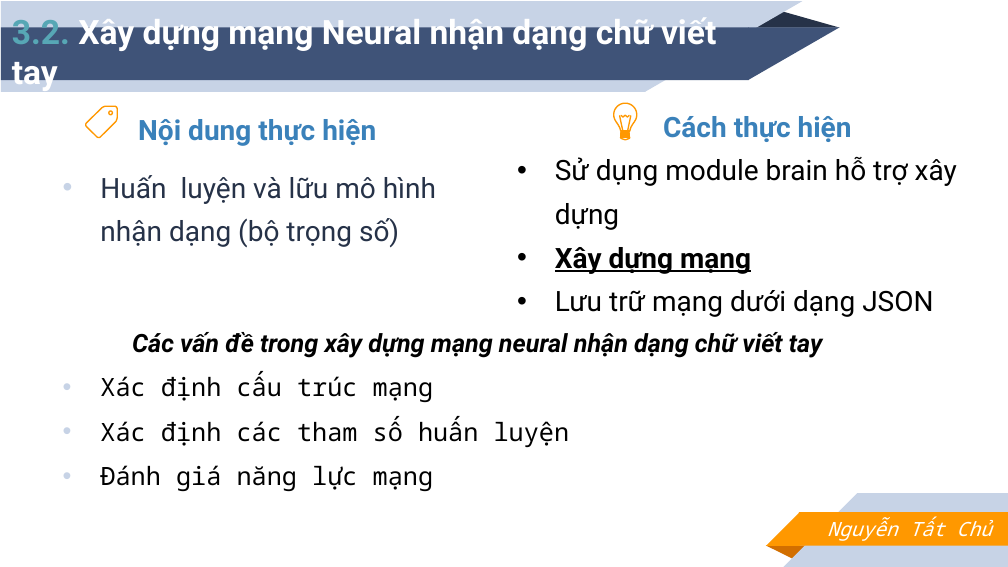
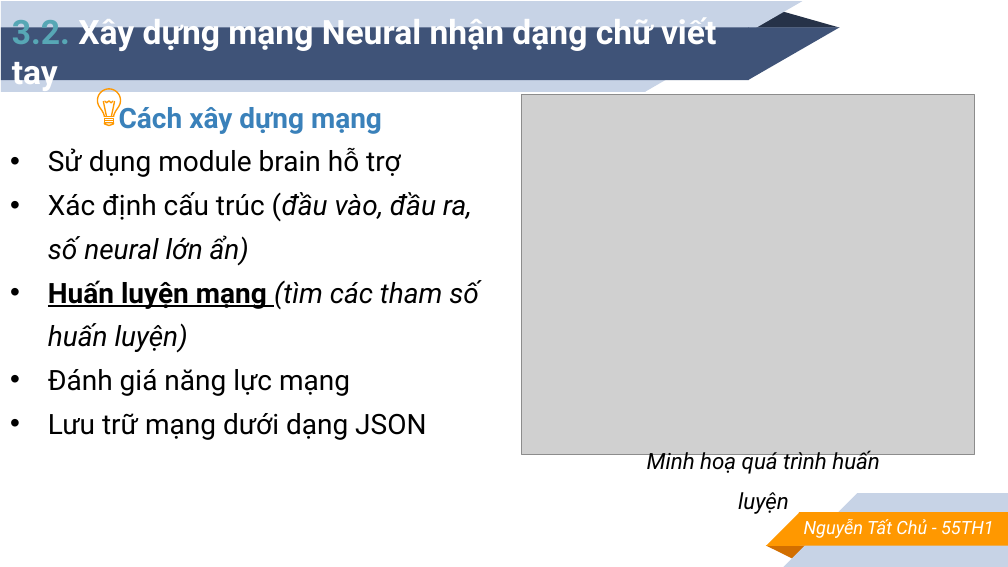
Before and after one commit to TatChu/handwriting-detect-for-learning-english, a slide deck: slide 12 of report/slide.pptx. Drawn at 1008x567 pixels with LibreOffice and Linux fonts; fonts in the diff are those of the drawing; grey boxes stand for pictures. Boxes give left, top, right and bottom in pixels: in the first picture for what was removed or moved away, otherwise in the second. Text is boxed around its words. In the diff, an @@ line names an element or a change of style, - is before the commit and + after.

```diff
--- a/report/slide.pptx
+++ b/report/slide.pptx
@@ text "Cách xây dựng mạng" moved from (x1=555, y1=116, x2=957, y2=317) to (x1=48, y1=102, x2=479, y2=440) @@
@@ text at (x1=48, y1=102, x2=479, y2=396): text changed @@
-Cách thực hiện
-• Sử dụng module brain hỗ trợ xây dựng
-• Xây dựng mạng
+Cách xây dựng mạng
+• Sử dụng module brain hỗ trợ
+• Xác định cấu trúc (đầu vào, đầu ra, số neural lớn ẩn)
+• Huấn luyện mạng (tìm các tham số huấn luyện)
+• Đánh giá năng lực mạng
@@ freeform shape removed at (x1=86, y1=106, x2=117, y2=137) @@
@@ text removed at (x1=100, y1=119, x2=436, y2=247) @@
-Nội dung thực hiện
-• Huấn luyện và lữu mô hình nhận dạng (bộ trọng số)
@@ 8 freeform shapes moved together from (x1=614, y1=103, x2=637, y2=140) to (x1=98, y1=89, x2=121, y2=126) @@
@@ picture added at (x1=521, y1=95, x2=974, y2=455) @@
@@ text removed at (x1=100, y1=332, x2=822, y2=491) @@
-Các vấn đề trong xây dựng mạng neural nhận dạng chữ viết tay
-• Xác định cấu trúc mạng
-• Xác định các tham số huấn luyện
-• Đánh giá năng lực mạng
@@ text added at (x1=647, y1=450, x2=880, y2=514), 16 pt, text #000000, italic @@
+Minh hoạ quá trình huấn luyện
@@ text "Nguyễn Tất Chủ - 55TH1" at (x1=804, y1=519, x2=994, y2=538): vertical alignment middle to top @@
@@ text at (x1=804, y1=519, x2=994, y2=538): text changed; size 14 to 13 pt; font Noto Sans Mono to Roboto @@
-Nguyễn Tất Chủ
+Nguyễn Tất Chủ - 55TH1
```
Also in this commit, not shown: 20 other slides changed, 3 slides added, 3 slides removed, 3 other files.
